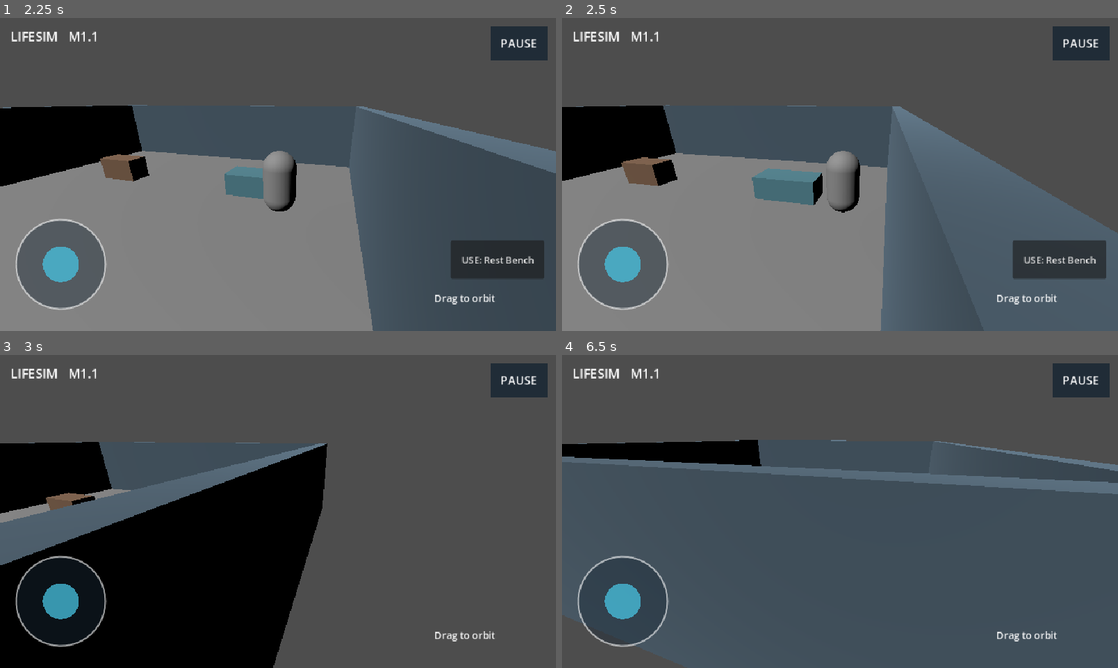
Above: before the commit, frames 1-4 (two rows, left to right).
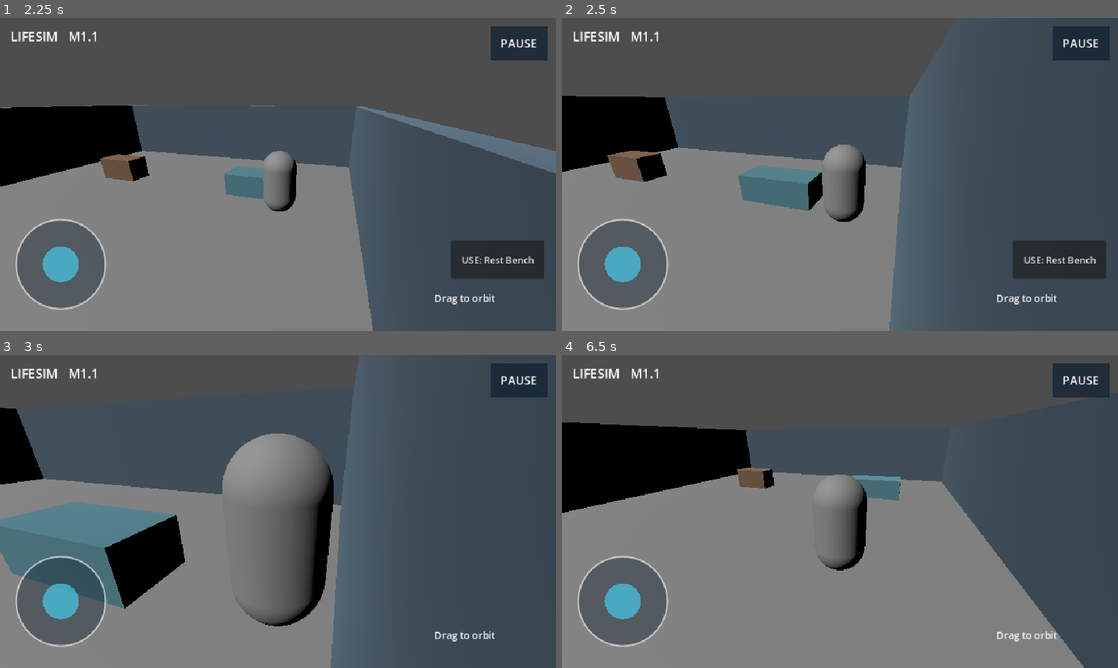
Above: after the commit, the same moments.

Repository: Ye-Shwethway/creators-universe-lifesim
Game: Godot game, scene res://scenes/main.tscn
Two runs of this game, one before a commit and one after it. Both use one fixed random seed, a clock stepped at 60 frames per second and the inputs below.
Inputs (mouse positions are in pixels of both pictures, inside the frame that each line leads up to):
- Up to frame 1 (2.25 s): move the mouse to (400, 158) at 0.52 s; hold D (move_right) 0.53-1.25 s; hold Shift (sprint) 0.53-1.25 s; click (400, 158) at 0.67 s; drag from (166, 190) to (250, 237) at 1.27 s; move the mouse to (333, 105) at 2.02 s; hold D (move_right) from 2.03 s (still down); hold Shift (sprint) from 2.03 s (still down)
- Up to frame 2 (2.5 s): keep holding D (move_right); keep holding Shift (sprint)
- Up to frame 3 (3 s): release D (move_right) at 2.75 s; release Shift (sprint) at 2.75 s; drag from (250, 574) to (111, 464) at 2.77 s
- Up to frame 4 (6.5 s): move the mouse to (1006, 558) at 3.52 s; hold A (move_left) 3.53-4.25 s; hold Shift (sprint) 3.53-4.25 s; drag from (673, 464) to (756, 433) at 4.27 s; move the mouse to (867, 511) at 5.02 s; hold S (move_back) 5.03-5.75 s; hold Shift (sprint) 5.03-5.75 s; click (867, 511) at 5.17 s; drag from (756, 433) to (728, 527) at 5.77 s

Frame 1 is identical in both runs. In frame 2, 8.7% of the frame differs, in the area x 0-100%, y 15-100%; in frame 3, 40%; in frame 4, 54%, in the area x 0-100%, y 21-100%.

Commit message:
fix(camera): prevent wall clipping via physics ray obstruction

Diff:
--- a/scripts/main.gd
+++ b/scripts/main.gd
@@ -81,7 +81,19 @@
     player.camera_yaw = yaw
     var focus := player.global_position + Vector3.UP * 1.2
     var ray := Vector3(sin(yaw)*cos(pitch), -sin(pitch), cos(yaw)*cos(pitch))
-    cam.global_position = cam.global_position.lerp(focus + ray * 6.0, minf(1.0, delta * 9.0))
+    var wanted: Vector3 = focus + ray * 6.0
+    var space: PhysicsDirectSpaceState3D = get_world_3d().direct_space_state
+    var query: PhysicsRayQueryParameters3D = PhysicsRayQueryParameters3D.create(focus, wanted)
+    query.exclude = [player.get_rid()]
+    var hit: Dictionary = space.intersect_ray(query)
+    if not hit.is_empty():
+        var along: float = focus.distance_to(hit["position"])
+        wanted = focus + ray * maxf(0.45, along - 0.3)
+    # Snap inward on collisions so smoothing cannot leave the camera embedded in a wall.
+    if not hit.is_empty() or cam.global_position.distance_to(wanted) > 8.0:
+        cam.global_position = wanted
+    else:
+        cam.global_position = cam.global_position.lerp(wanted, minf(1.0, delta * 9.0))
     cam.look_at(focus)
 
 func _orbit(d: Vector2) -> void:
